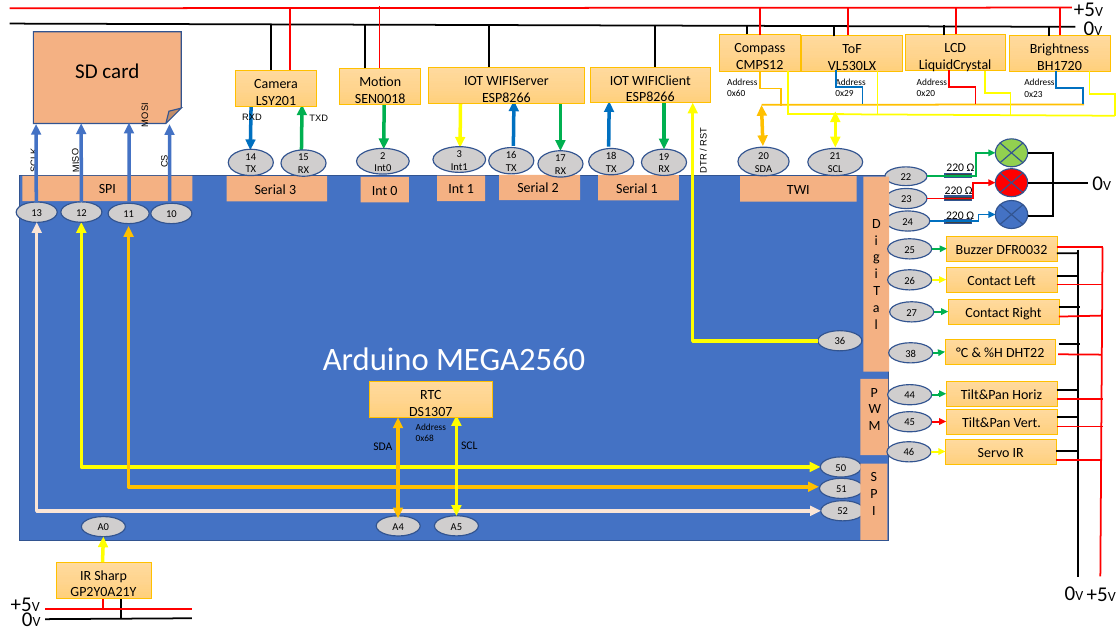
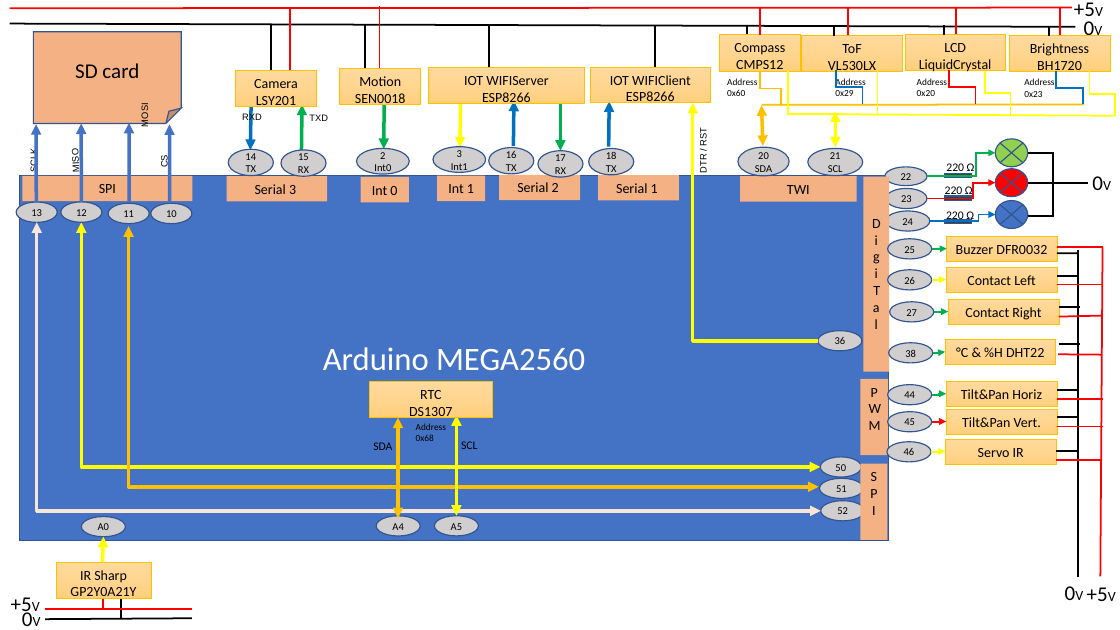
Before and after one commit to RobotEdh/RobotMicroControl, a slide deck: slide 2 of libraries/Diagramm Robot v2.pptx. Drawn at 1120x630 pixels with LibreOffice and Linux fonts; fonts in the diff are those of the drawing. Boxes give left, top, right and bottom in pixels: in the first picture for what was removed or moved away, otherwise in the second. Text is boxed around its words. In the diff, an @@ line names an element or a change of style, - is before the commit and + after.

```diff
--- a/libraries/Diagramm Robot v2.pptx
+++ b/libraries/Diagramm Robot v2.pptx
@@ arrow removed from (664, 101) to (664, 150) @@
@@ ellipse removed at bbox=[642, 150, 687, 176] @@
-19
-RX
```
Also in this commit, not shown: 2 other slides changed, 8 other files.
